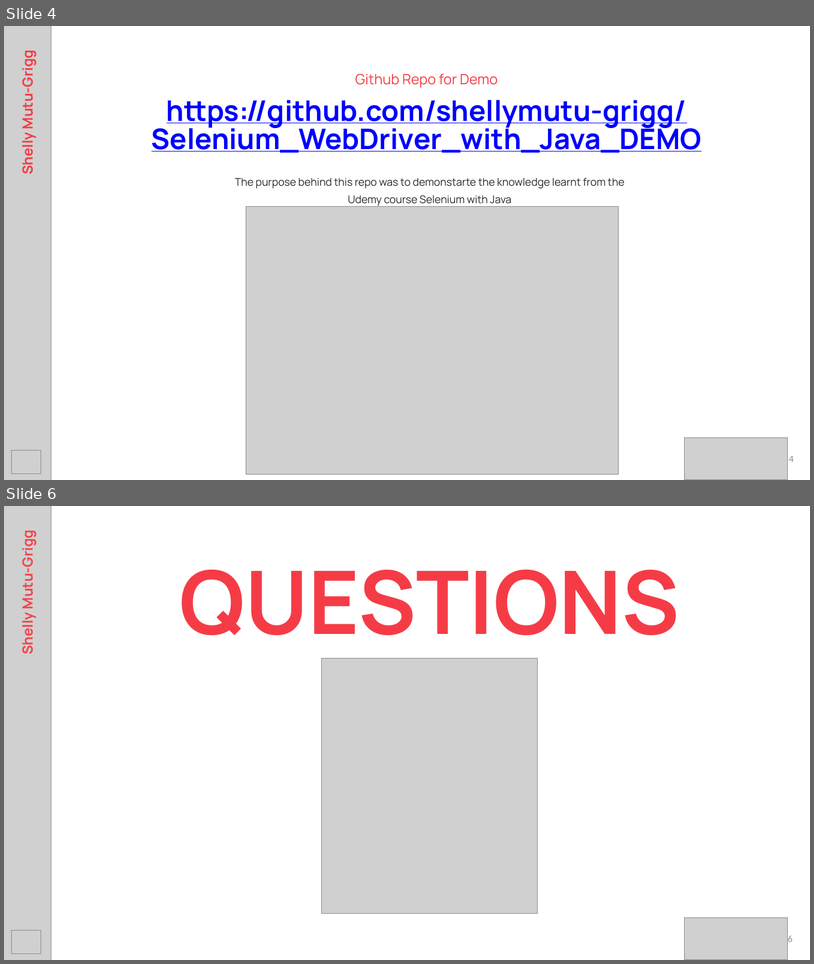
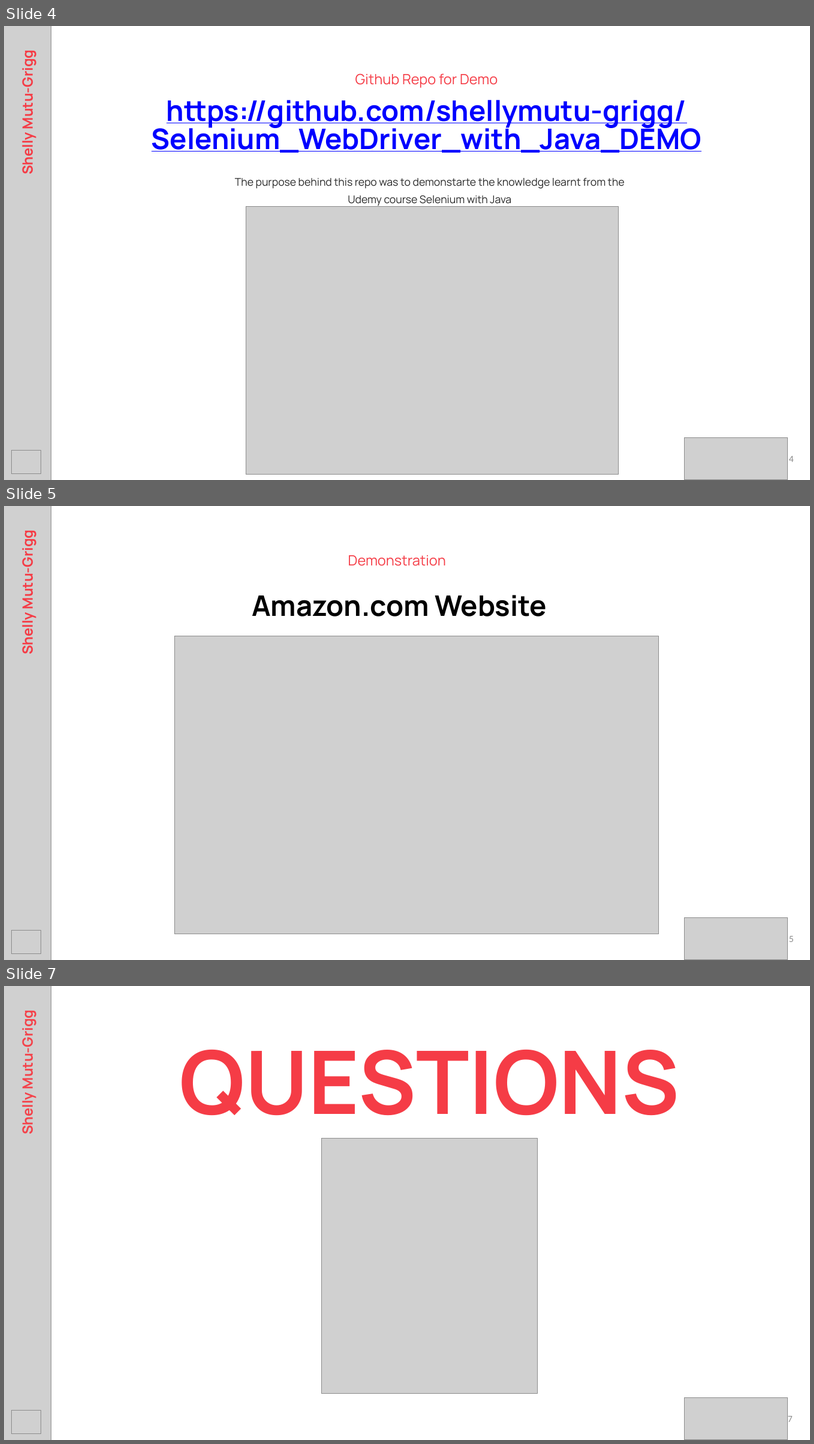
Before and after one commit to shellymutu-grigg/Selenium_WebDriver_with_Java_DEMO, a slide deck: Selenium with Java Presentation.pptx. Shown one above the other, each under a label of ours: slides 4 and 6 before the commit, slides 4, 5 and 7 after it; the slides between them are not shown. The pictures are 814x964 and 814x1444 pixels, drawn with LibreOffice and Linux fonts; fonts in the diff are those of the drawing; grey boxes stand for pictures; background and template pictures are left out. Boxes give left, top, right and bottom in pixels: in the first picture for what was removed or moved away, otherwise in the second. Text is boxed around its words. In the diff, an @@ line names an element or a change of style, - is before the commit and + after.

```diff
--- a/Selenium with Java Presentation.pptx
+++ b/Selenium with Java Presentation.pptx
@@ slide 5 added at <box>4,506,810,960</box>, background #FFFFFF @@
@@ picture added at <box>4,506,51,960</box> @@
@@ text added at <box>18,539,37,654</box>, 18 pt, text #F53C46, bold @@
+Shelly Mutu-Grigg
@@ text added at <box>348,555,446,566</box>, 18 pt, text #F53C46 @@
+Demonstration
@@ text added at <box>252,595,547,616</box>, 36 pt, text #000000, bold @@
+Amazon.com Website
@@ picture added at <box>174,636,659,934</box> @@
@@ picture added at <box>684,917,788,960</box> @@
@@ picture added at <box>12,930,41,954</box> @@
@@ page number added at <box>789,936,794,942</box>, 12 pt, text #8C8C8C @@
+5
@@ what was slide 6 is now slide 7 @@
@@ page number at <box>788,1416,793,1422</box>: text changed @@
-6
+7
```
Also in this commit, not shown: 2 slides changed, 9 other files.
